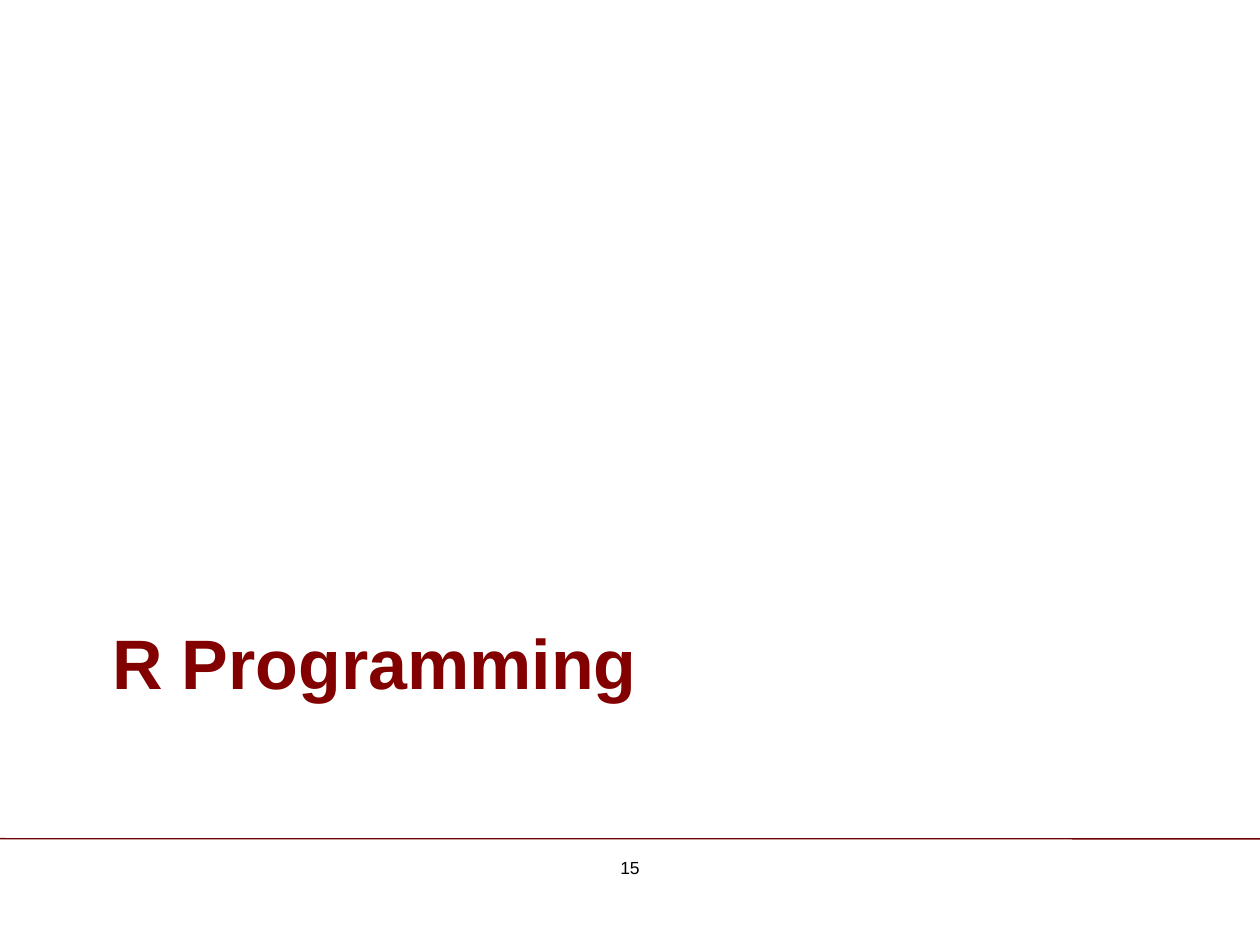
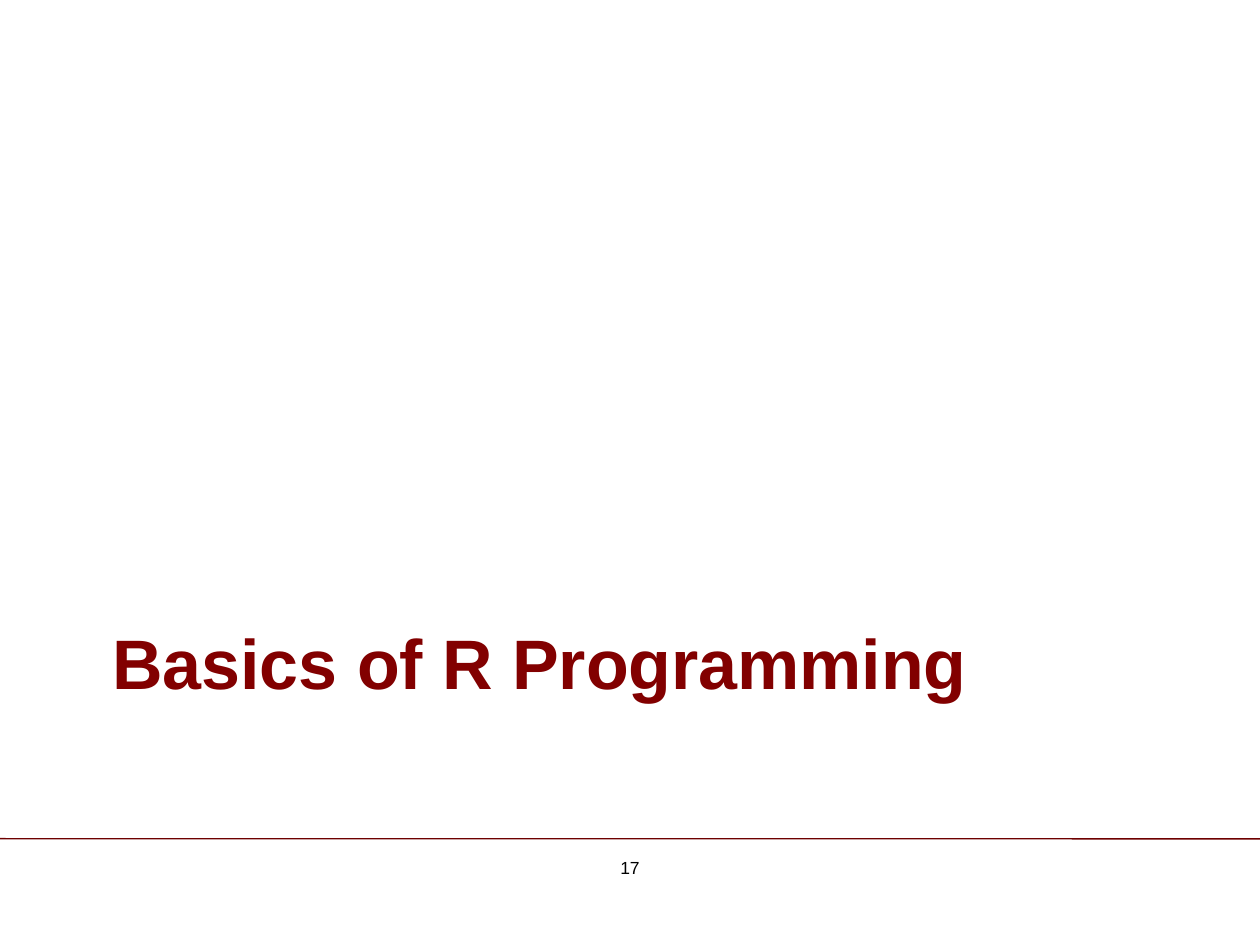
Before and after one commit to ChicagoBoothAnalytics/site, a slide deck: slide 17 of zzz MEDIA/R Basics.pptx (slide 15 before the commit). Drawn at 1260x945 pixels with LibreOffice and Linux fonts; fonts in the diff are those of the drawing; background and template pictures are left out. Boxes give left, top, right and bottom in pixels: in the first picture for what was removed or moved away, otherwise in the second. Text is boxed around its words. In the diff, an @@ line names an element or a change of style, - is before the commit and + after.

```diff
--- a/zzz MEDIA/R Basics.pptx
+++ b/zzz MEDIA/R Basics.pptx
@@ title at <box>112,638,966,702</box>: text changed @@
-R Programming
+Basics of R Programming
@@ page number at <box>620,862,639,874</box>: text changed @@
-15
+17
```
Also in this commit, not shown: 4 other slides changed, 9 slides added, 1 slide removed.
